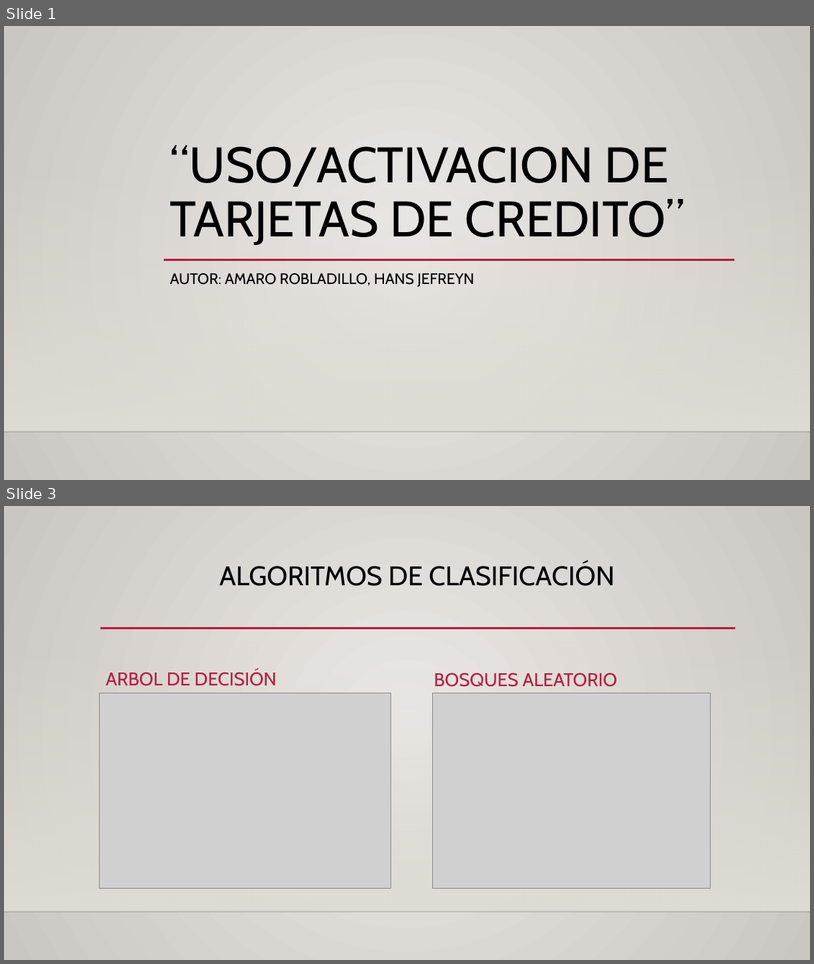
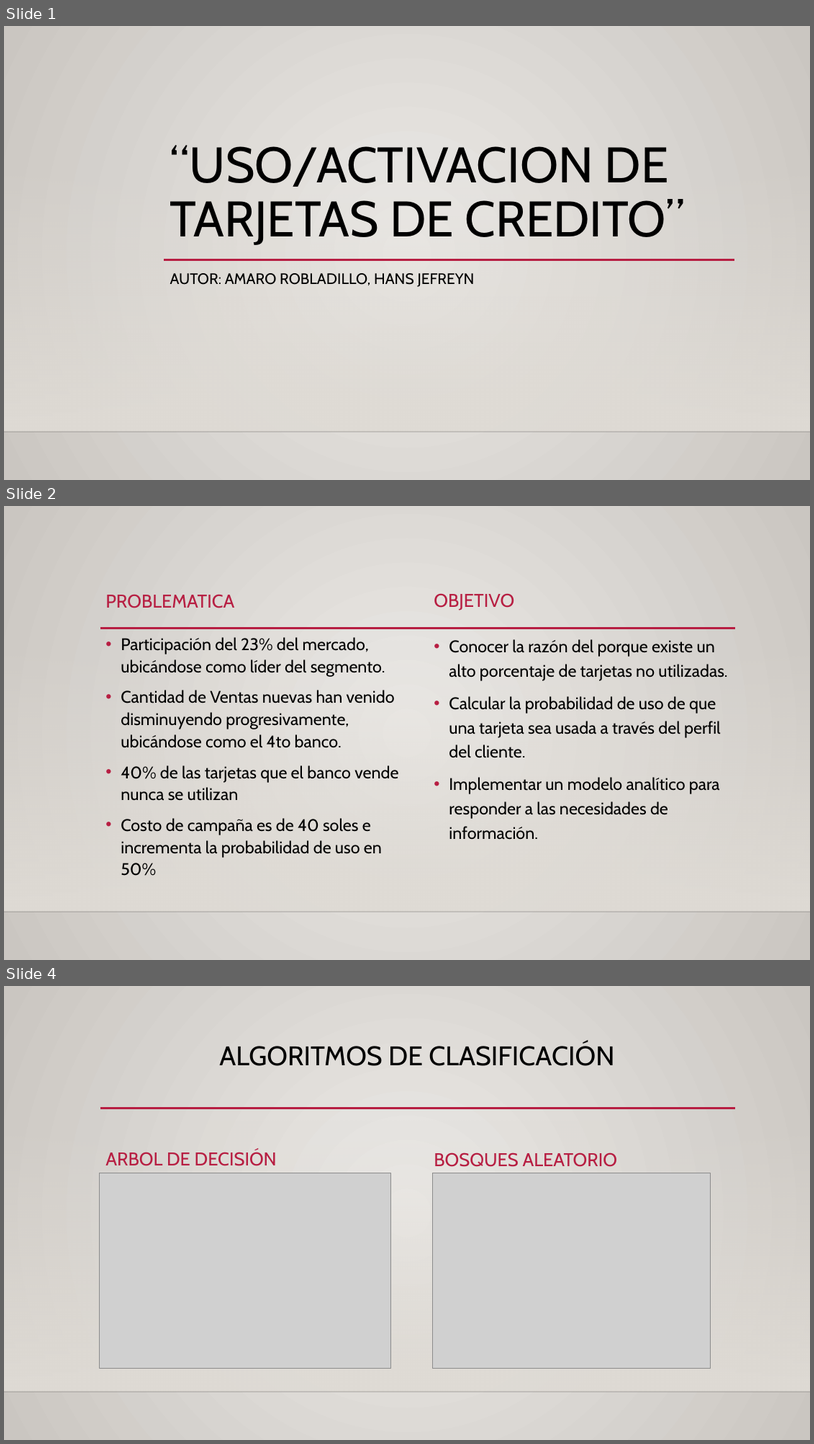
Before and after one commit to hymsly/DS, a slide deck: CasoBCP_HansAmaro.pptx. Shown one above the other, each under a label of ours: slides 1 and 3 before the commit, slides 1, 2 and 4 after it; the slides between them are not shown. The pictures are 814x964 and 814x1444 pixels, drawn with LibreOffice and Linux fonts; fonts in the diff are those of the drawing; grey boxes stand for pictures; background and template pictures are left out. Boxes give left, top, right and bottom in pixels: in the first picture for what was removed or moved away, otherwise in the second. Text is boxed around its words. In the diff, an @@ line names an element or a change of style, - is before the commit and + after.

```diff
--- a/CasoBCP_HansAmaro.pptx
+++ b/CasoBCP_HansAmaro.pptx
@@ slide 2 added at bbox=[4, 506, 810, 960], background gradient #ECEAE7 to #CAC7C1; not listed: 3 template elements that a slide beside it also shows @@
@@ text added at bbox=[106, 594, 234, 608], 22 pt, text #B71E42 @@
+PROBLEMATICA
@@ text added at bbox=[434, 593, 514, 610], 22 pt, text #B71E42 @@
+OBJETIVO
@@ text added at bbox=[121, 637, 399, 875], 20 pt, text #000000 @@
+• Participación del 23% del mercado, ubicándose como líder del segmento.
+• Cantidad de Ventas nuevas han venido disminuyendo progresivamente, ubicándose como el 4to banco.
+• 40% de las tarjetas que el banco vende nunca se utilizan
+• Costo de campaña es de 40 soles e incrementa la probabilidad de uso en 50%
@@ text added at bbox=[449, 639, 728, 839], 20 pt, text #000000 @@
+• Conocer la razón del porque existe un alto porcentaje de tarjetas no utilizadas.
+• Calcular la probabilidad de uso de que una tarjeta sea usada a través del perfil del cliente.
+• Implementar un modelo analítico para responder a las necesidades de información.
@@ what was slide 3 is now slide 4 @@
```
Also in this commit, not shown: 1 slide changed, 2 other slides added, 2 slides removed, 2 other files.
